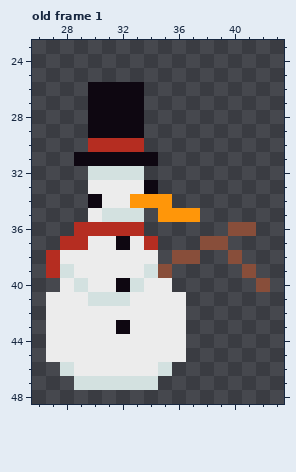
Two versions of one pixel-art file, Assets/Enemies/Snowman/T_Snowman.aseprite. The first picture shows the starting point.
64x64 pixels, 1 frame. Shown: old frame 1: x 26..43, y 23..48. The commit also changed other frames, which this record leaves out.
And afterwards:
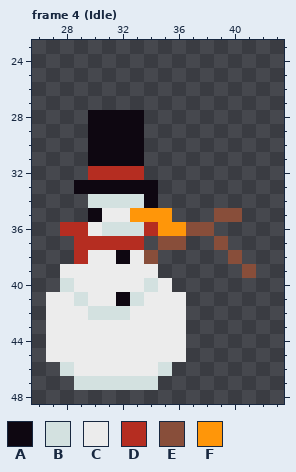
Palette (. is transparent): A #0e0711  B #d3e1e0  C #ececec  D #b52d21  E #884e3a  F #ff9609
A new or re-ordered frame is compared with the old frame closest to it.
Author's note on the commit: Snowman follows player
Difference:
{"change": "frames 1 -> 9"}
{"where": "frame 4 (Idle) is new; against old frame 1, layers \"Arm\", \"Head\", \"Torso\""}
{"frame":4,"y":26,"x":30,"old":"AAAA","new":"...."}
{"frame":4,"y":27,"x":30,"old":"AAAA","new":"...."}
{"frame":4,"y":30,"x":30,"old":"DDDD","new":"AAAA"}
{"frame":4,"y":31,"x":29,"old":"A","new":"."}
{"frame":4,"y":31,"x":34,"old":"A","new":"."}
{"frame":4,"y":32,"x":30,"old":"BBBB","new":"DDDD"}
{"frame":4,"y":33,"x":29,"old":".CCCC","new":"AAAAA"}
{"frame":4,"y":34,"x":30,"old":"ACCFFF","new":"BBBBA."}
{"frame":4,"y":35,"x":30,"old":"CBBB.","new":"ACCFF"}
{"frame":4,"y":35,"x":36,"old":"FF","new":".."}
{"frame":4,"y":35,"x":39,"old":"..","new":"EE"}
{"frame":4,"y":36,"x":28,"old":".","new":"D"}
{"frame":4,"y":36,"x":30,"old":"DDDD.....","new":"CBBBDFFEE"}
{"frame":4,"y":36,"x":40,"old":"EE","new":".."}
{"frame":4,"y":37,"x":28,"old":"D","new":"."}
{"frame":4,"y":37,"x":30,"old":"CCACD..","new":"DDDD.EE"}
{"frame":4,"y":37,"x":38,"old":"E","new":"."}
{"frame":4,"y":38,"x":27,"old":"DCC","new":"..D"}
{"frame":4,"y":38,"x":32,"old":"C","new":"A"}
{"frame":4,"y":38,"x":34,"old":"C","new":"E"}
{"frame":4,"y":38,"x":36,"old":"EE","new":".."}
{"frame":4,"y":39,"x":27,"old":"DB","new":".C"}
{"frame":4,"y":39,"x":34,"old":"BE","new":"C."}
{"frame":4,"y":40,"x":28,"old":"CB","new":"BC"}
{"frame":4,"y":40,"x":32,"old":"ABC","new":"CCB"}
{"frame":4,"y":40,"x":42,"old":"E","new":"."}
{"frame":4,"y":41,"x":29,"old":"CBBBC","new":"BCCAB"}
{"frame":4,"y":42,"x":30,"old":"CCC","new":"BBB"}
{"frame":4,"y":43,"x":32,"old":"A","new":"C"}
{"label":"changed","picture_box":[46,82,270,334]}
